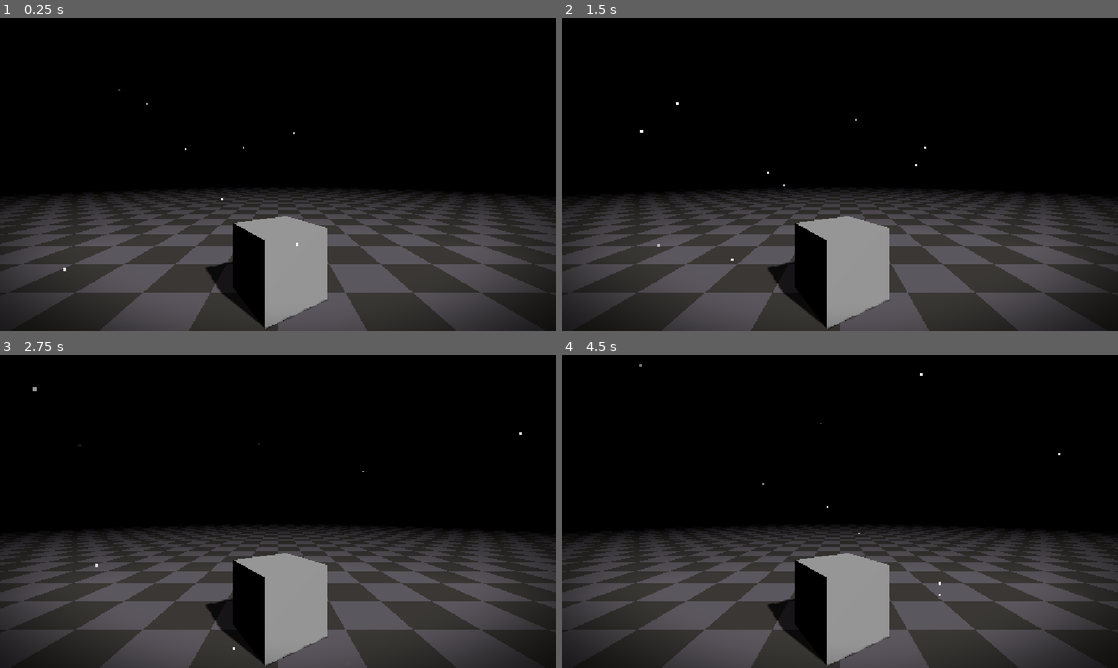
Above: before the commit, frames 1-4 (two rows, left to right).
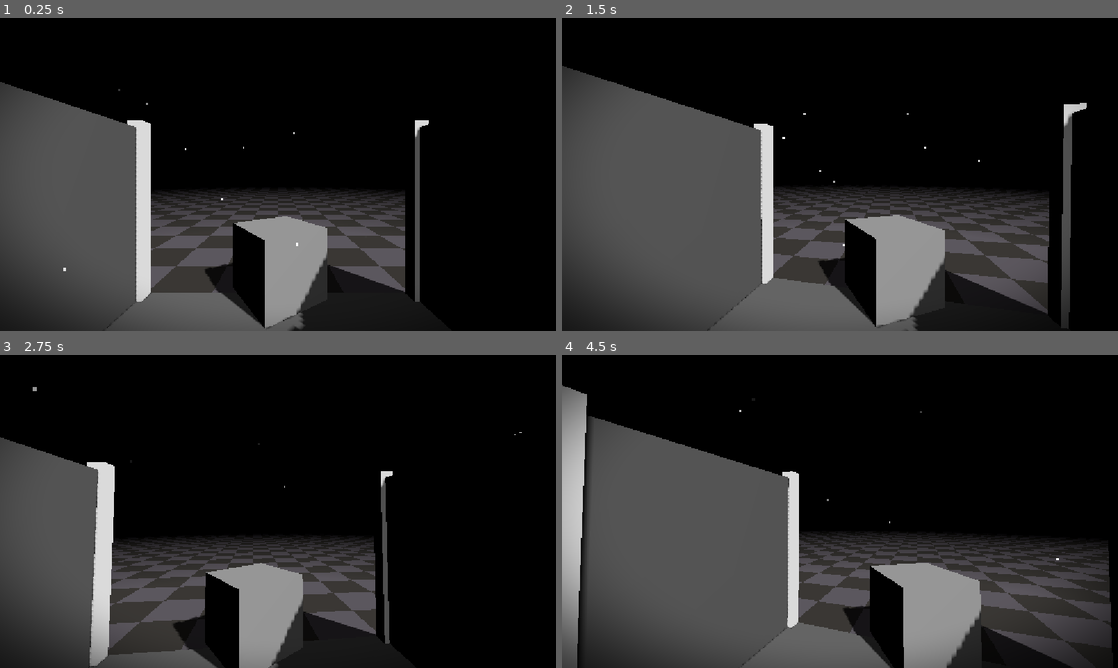
Above: after the commit, the same moments.

Repository: slyllama/perfect-cadence
Game: Godot game, scene res://maps/sandbox/sandbox.tscn
The game is run twice, just before and just after one commit, with the same random seed, the same clock (stepped at 60 frames per second) and the same inputs.
Inputs (mouse positions are in pixels of both pictures, inside the frame that each line leads up to):
- Up to frame 1 (0.25 s): no input
- Up to frame 2 (1.5 s): tap Enter at 0.5 s; move the mouse to (867, 174) at 0.52 s; click (867, 174) at 0.6 s; move the mouse to (812, 174) at 1.27 s; click (812, 174) at 1.35 s
- Up to frame 3 (2.75 s): tap Space at 2 s; move the mouse to (289, 505) at 2.02 s; click (289, 505) at 2.1 s
- Up to frame 4 (4.5 s): tap Enter at 2.75 s; move the mouse to (834, 517) at 2.77 s; click (834, 517) at 2.85 s; move the mouse to (878, 514) at 3.52 s; click (878, 514) at 3.6 s; tap Space at 4.25 s; move the mouse to (795, 508) at 4.27 s; click (795, 508) at 4.35 s

The runs differ from the first frame. In frame 1, 30% of the frame differs, in the area x 0-100%, y 20-100%; in frame 2, 39%, in the area x 0-100%, y 15-100%; in frame 3, 36%; in frame 4, 38%.

Commit message:
Add camera orbiting

Diff:
--- a/lib/_global/utils/utils.gd
+++ b/lib/_global/utils/utils.gd
@@ -9,7 +9,6 @@
 func crit_plerp(speed: float) -> float:
 	return(clamp(1.0 - exp(-speed * _pdelta), 0.0, 1.0))
 
-# Get all children recursively
 func get_all_children(node: Node, arr := []) -> Array:
 	arr.push_back(node)
 	for _child in node.get_children():
@@ -17,18 +16,8 @@
 	return(arr)
 
 func get_window_center() -> Vector2:
-	return(get_window().size / 2.0 / get_window().content_scale_factor)
-
-# Convert a vector in string format "X, Y, Z" to a typed Vector3
-func str_to_vec3(string: String) -> Vector3:
-	var _a: PackedStringArray = string.split(", ")
-	if _a.size() != 3: return(Vector3.ZERO) # return 0 if the input size isn't right
-	return(Vector3(_a[0].to_float(), _a[1].to_float(), _a[2].to_float()))
-
-func vec3_to_str(vec: Vector3) -> String:
-	return(str(snapped(vec.x, 0.01)) + ", "
-		+ str(snapped(vec.y, 0.01)) + ", "
-		+ str(snapped(vec.z, 0.01)))
+	var _scale := get_window().content_scale_factor
+	return(get_window().size / 2.0 / _scale)
 
 func _ready() -> void:
 	process_mode = Node.PROCESS_MODE_ALWAYS
--- a/lib/player/scripts/orbit.gd
+++ b/lib/player/scripts/orbit.gd
@@ -1,19 +1,32 @@
 extends Marker3D
 
+@export var orbit_sensitivity = 0.25
 var event_relative := Vector2.ZERO
 
 func _ready() -> void:
+	# Clear input capture on window focus loss
+	get_window().focus_exited.connect(func() -> void:
+		Input.mouse_mode = Input.MOUSE_MODE_VISIBLE)
 	Input.mouse_mode = Input.MOUSE_MODE_CAPTURED
 
 func _input(event: InputEvent) -> void:
 	if Input.is_action_just_pressed("ui_cancel"):
 		Input.mouse_mode = Input.MOUSE_MODE_VISIBLE
+	if Input.is_action_just_pressed("left_click"):
+		Input.mouse_mode = Input.MOUSE_MODE_CAPTURED
 
-	if event is InputEventMouseMotion:
-		event_relative = event.relative
+	if Input.mouse_mode == Input.MOUSE_MODE_CAPTURED:
+		if event is InputEventMouseMotion:
+			event_relative = event.relative
 
-func _process(_delta: float) -> void:
+func _process(delta: float) -> void:
 	var _last_event_relative = event_relative
-	# Panning logic goes in here
+
+	# Apply and clamp orbiting
+	rotation.y -= event_relative.x * delta * orbit_sensitivity
+	rotation.x -= event_relative.y * delta * orbit_sensitivity
+	rotation.x = clamp(
+		rotation.x, -PI / 2.0 + 0.1, PI / 2.0 - 0.1)
+
 	if event_relative == _last_event_relative:
 		event_relative = Vector2.ZERO
--- a/maps/sandbox/sandbox.tscn
+++ b/maps/sandbox/sandbox.tscn
@@ -1,6 +1,7 @@
 [gd_scene format=3 uid="uid://jfn67kcvyaei"]
 
 [ext_resource type="PackedScene" uid="uid://ct0n7k802c00o" path="res://lib/shard/shard.tscn" id="1_8bryw"]
+[ext_resource type="PackedScene" uid="uid://cvbgmwgnavuuf" path="res://maps/sandbox/meshes/base.glb" id="2_hxxcf"]
 
 [node name="Sandbox" unique_id=236623677 instance=ExtResource("1_8bryw")]
 
@@ -8,3 +9,8 @@
 shadow_opacity = 0.9
 directional_shadow_mode = 1
 directional_shadow_max_distance = 7.0
+
+[node name="Floor" parent="." index="2" unique_id=316393169]
+transform = Transform3D(1, 0, 0, 0, 1, 0, 0, 0, 1, 0, -0.05, 0)
+
+[node name="base" parent="." index="4" unique_id=1757551234 instance=ExtResource("2_hxxcf")]
--- a/project.godot
+++ b/project.godot
@@ -32,6 +32,14 @@
 
 window/stretch/mode="canvas_items"
 
+[input]
+
+left_click={
+"deadzone": 0.2,
+"events": [Object(InputEventMouseButton,"resource_local_to_scene":false,"resource_name":"","device":-1,"window_id":0,"alt_pressed":false,"shift_pressed":false,"ctrl_pressed":false,"meta_pressed":false,"button_mask":1,"position":Vector2(182, 8),"global_position":Vector2(184, 40),"factor":1.0,"button_index":1,"canceled":false,"pressed":true,"double_click":false,"script":null)
+]
+}
+
 [physics]
 
 3d/physics_engine="Jolt Physics"
Binary file changed: generic/materials/textures/tile_diff.png
Binary file added: maps/sandbox/meshes/base.glb
Not shown, added: maps/sandbox/meshes/base.glb.import
